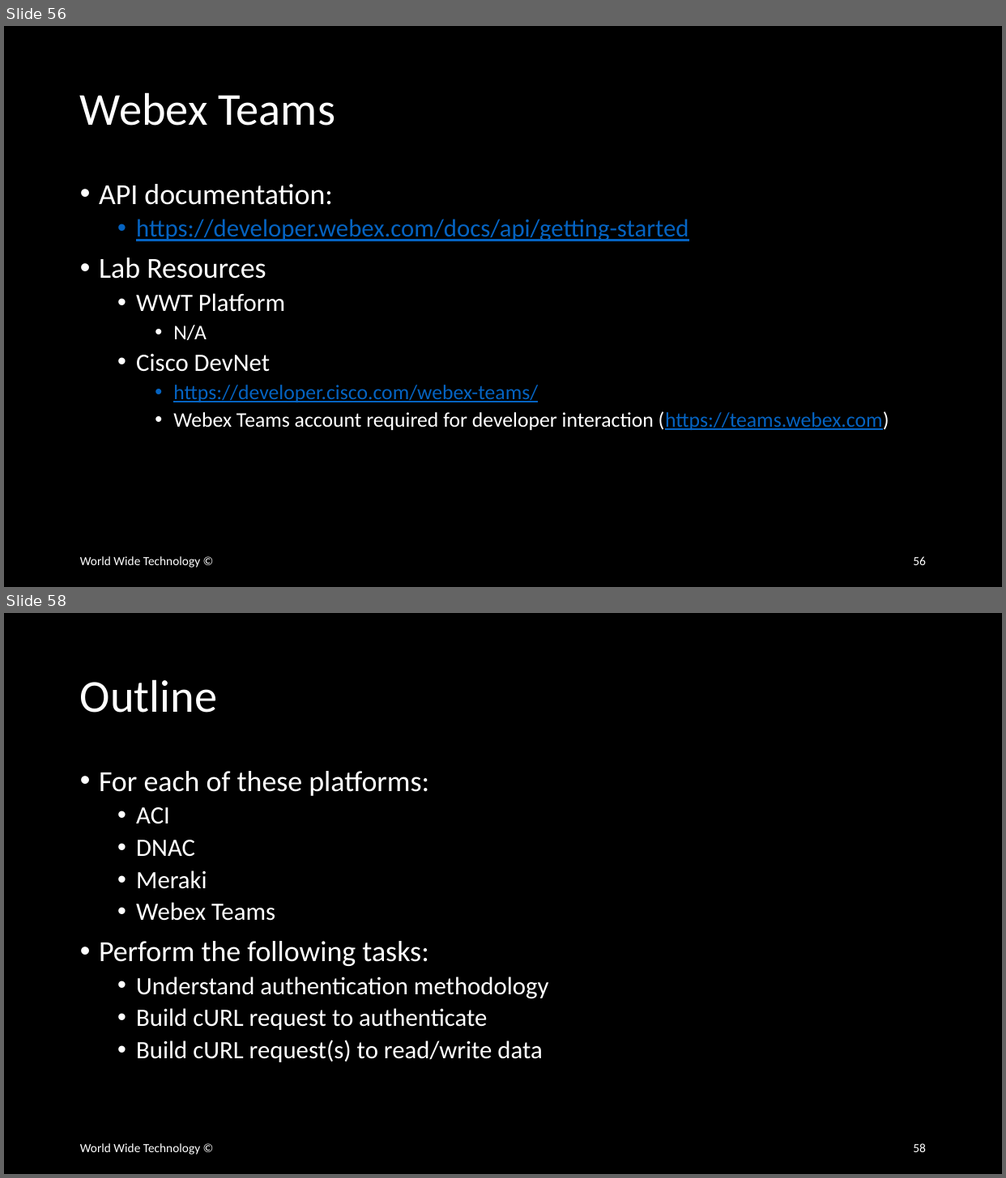
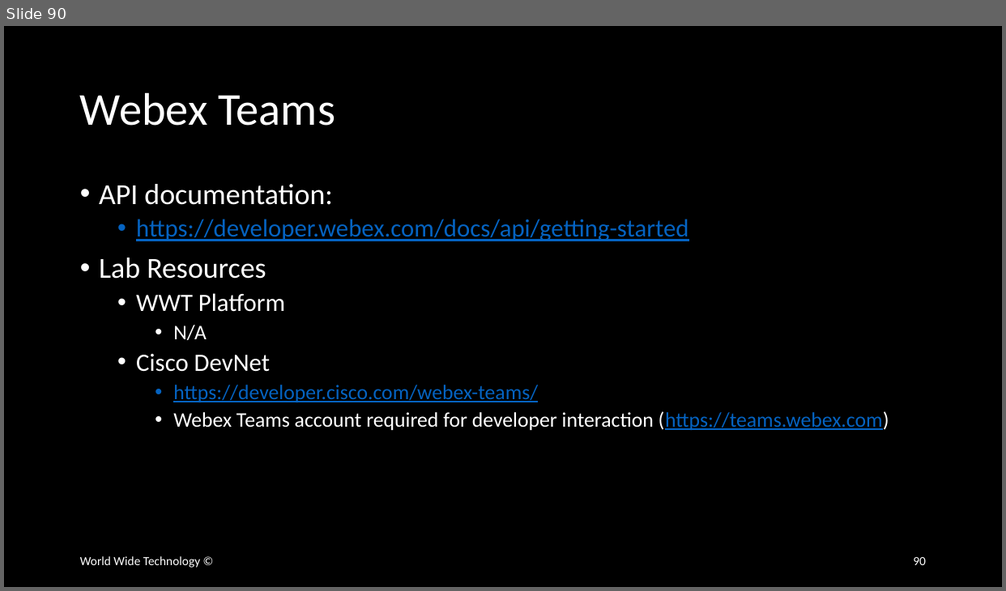
Before and after one commit to wwt/curl-requests-foundations, a slide deck: curl-requests-foundations.pptx. Shown one above the other, each under a label of ours: slides 56 and 58 before the commit, slide 90 after it; the slides between them are not shown. The pictures are 1006x1178 and 1006x591 pixels, drawn with LibreOffice and Linux fonts; fonts in the diff are those of the drawing. Boxes give left, top, right and bottom in pixels: in the first picture for what was removed or moved away, otherwise in the second. Text is boxed around its words. In the diff, an @@ line names an element or a change of style, - is before the commit and + after.

```diff
--- a/curl-requests-foundations.pptx
+++ b/curl-requests-foundations.pptx
@@ slide 58 removed at [4, 613, 1002, 1174], background #000000 @@
@@ title removed at [80, 679, 217, 713] @@
-Outline
@@ text removed at [99, 771, 549, 1063] @@
-• For each of these platforms:
-  • ACI
-  • DNAC
-  • Meraki
-  • Webex Teams
-• Perform the following tasks:
-  • Understand authentication methodology
-  • Build cURL request to authenticate
-  • Build cURL request(s) to read/write data
@@ text removed at [80, 1144, 200, 1155] @@
-World Wide Technology ©
@@ page number removed at [913, 1144, 926, 1152] @@
-58
@@ what was slide 56 is now slide 90 @@
@@ page number at [913, 557, 926, 565]: text changed @@
-56
+90
```
Also in this commit, not shown: 12 slides changed, 2 slides added, 3 other slides removed.
